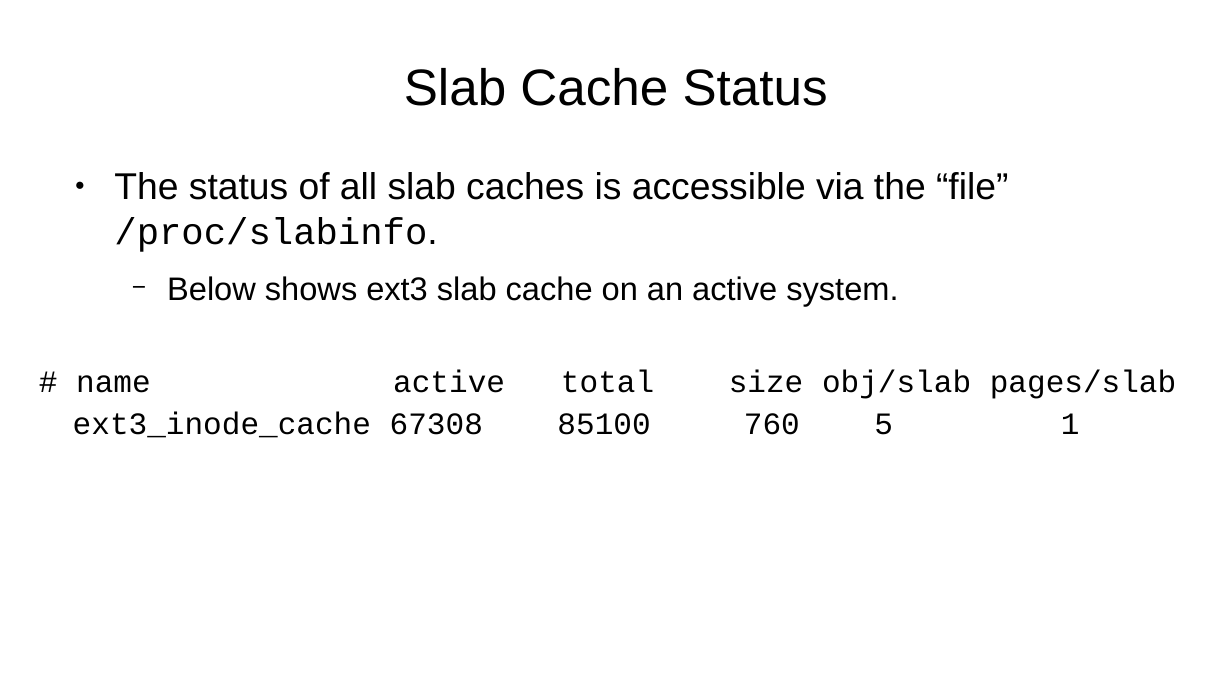
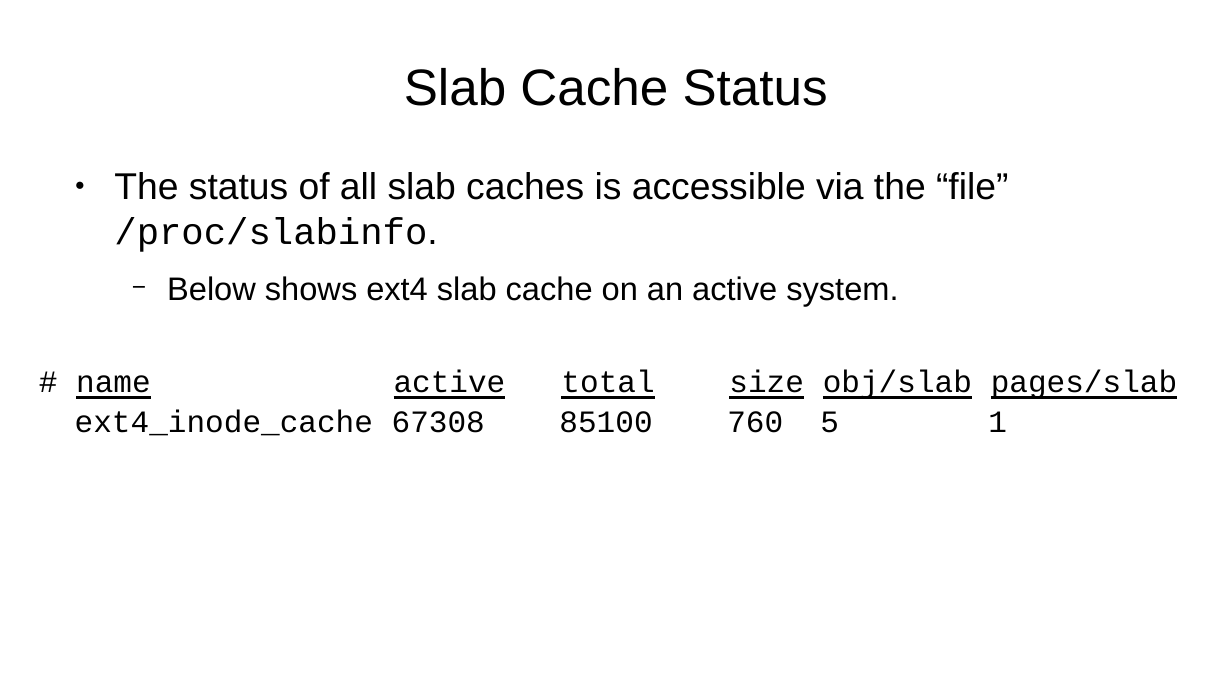
Before and after one commit to pchapin/genericfs, a slide deck: slide 15 of doc/Slides/Linux-File-System-Internals.odp. Drawn at 1232x693 pixels with LibreOffice and Linux fonts; fonts in the diff are those of the drawing. Boxes give left, top, right and bottom in pixels: in the first picture for what was removed or moved away, otherwise in the second. Text is boxed around its words. In the diff, an @@ line names an element or a change of style, - is before the commit and + after.

```diff
--- a/doc/Slides/Linux-File-System-Internals.odp
+++ b/doc/Slides/Linux-File-System-Internals.odp
@@ text at <box>167,276,898,306</box>: text changed @@
-  − Below shows ext3 slab cache on an active system.
+  − Below shows ext4 slab cache on an active system.
@@ text "# name active total size ..." at <box>76,370,1177,399</box>: underline on @@
@@ text at <box>75,409,1007,436</box>: text changed @@
-ext3_inode_cache 67308 85100 760 5 1
+ext4_inode_cache 67308 85100 760 5 1
```
Also in this commit, not shown: 10 other slides changed.
